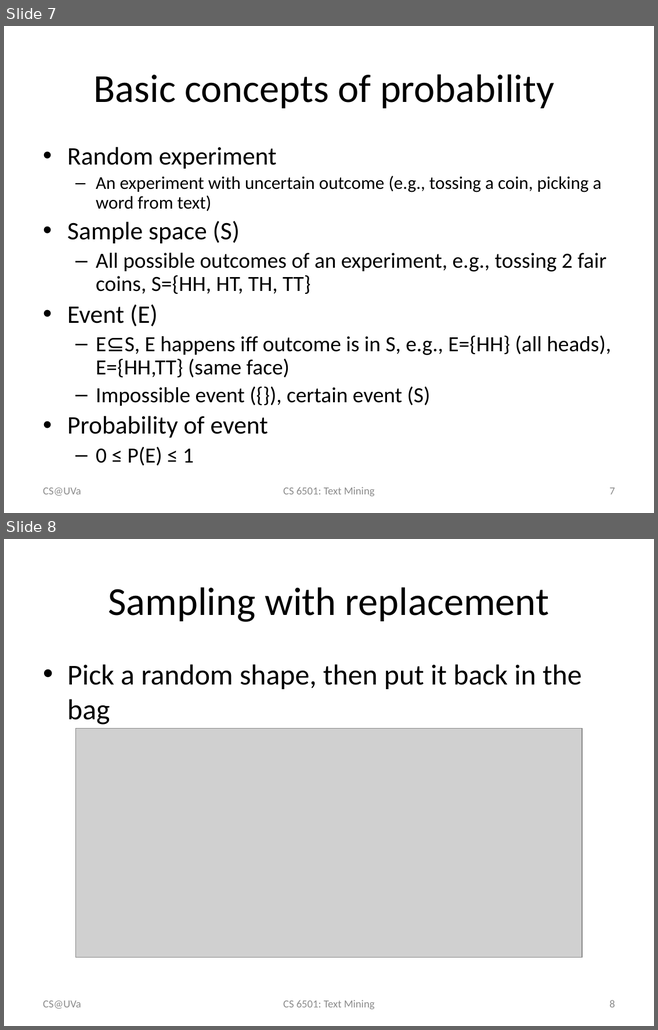
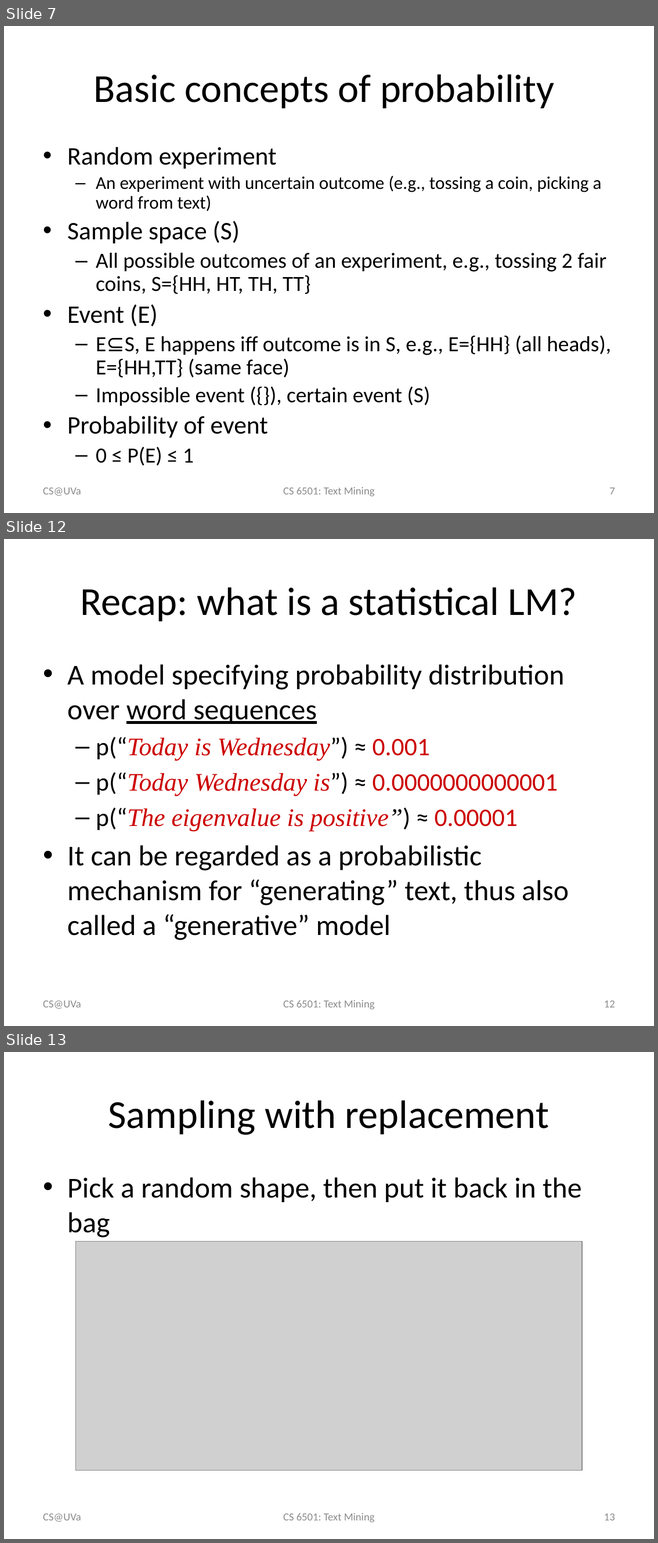
Before and after one commit to wang296/CS6501-Text-Mining, a slide deck: docs/Language Models.pptx. Shown one above the other, each under a label of ours: slides 7 and 8 before the commit, slides 7, 12 and 13 after it; the slides between them are not shown. The pictures are 658x1030 and 658x1543 pixels, drawn with LibreOffice and Linux fonts; fonts in the diff are those of the drawing; grey boxes stand for pictures. Boxes give left, top, right and bottom in pixels: in the first picture for what was removed or moved away, otherwise in the second. Text is boxed around its words. In the diff, an @@ line names an element or a change of style, - is before the commit and + after.

```diff
--- a/docs/Language Models.pptx
+++ b/docs/Language Models.pptx
@@ slide 12 added at (4,539,654,1026), background #FFFFFF @@
@@ title added at (80,587,577,621), 44 pt, text #000000 @@
+Recap: what is a statistical LM?
@@ text added at (67,664,568,940), 32 pt, text #000000 @@
+• A model specifying probability distribution over word sequences
+  – p(“Today is Wednesday”) ≈ 0.001
+  – p(“Today Wednesday is”) ≈ 0.0000000000001
+  – p(“The eigenvalue is positive”) ≈ 0.00001
+• It can be regarded as a probabilistic mechanism for “generating” text, thus also called a “generative” model
@@ text added at (43,1001,81,1009), 12 pt, text #8C8C8C @@
+CS@UVa
@@ text added at (283,1000,375,1009), 12 pt, text #8C8C8C @@
+CS 6501: Text Mining
@@ page number added at (604,1001,615,1008), 12 pt, text #8C8C8C @@
+12
@@ what was slide 8 is now slide 13 @@
@@ page number at (604,1514,615,1521): text changed @@
-8
+13
```
Also in this commit, not shown: 1 slide changed, 6 other slides added, 4 other files.
